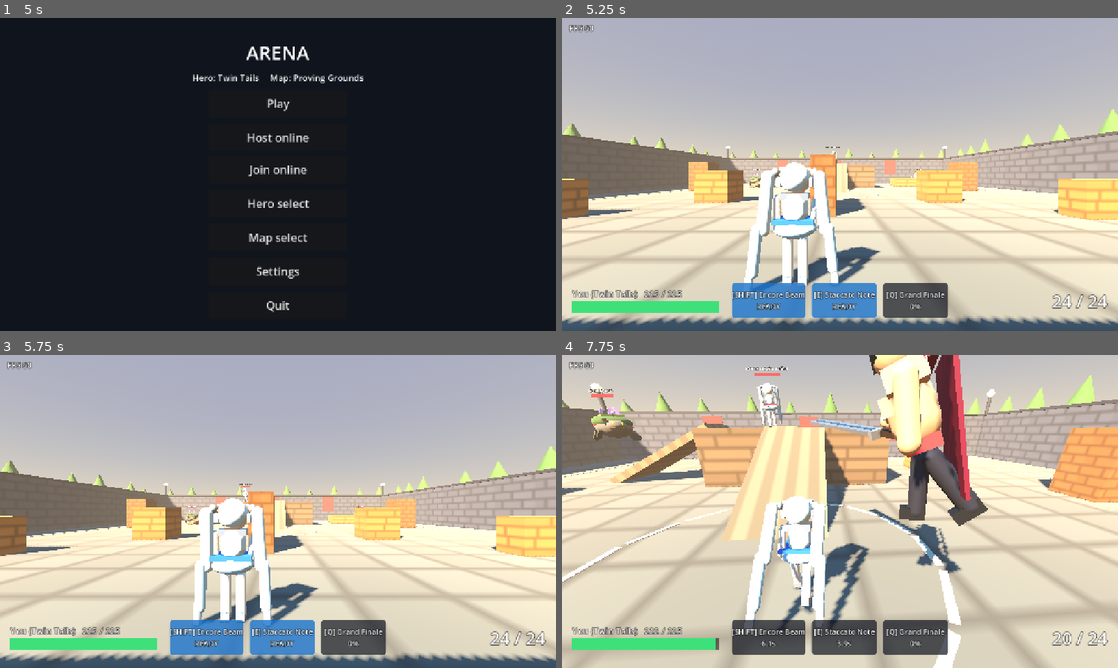
Above: before the commit, frames 1-4 (two rows, left to right).
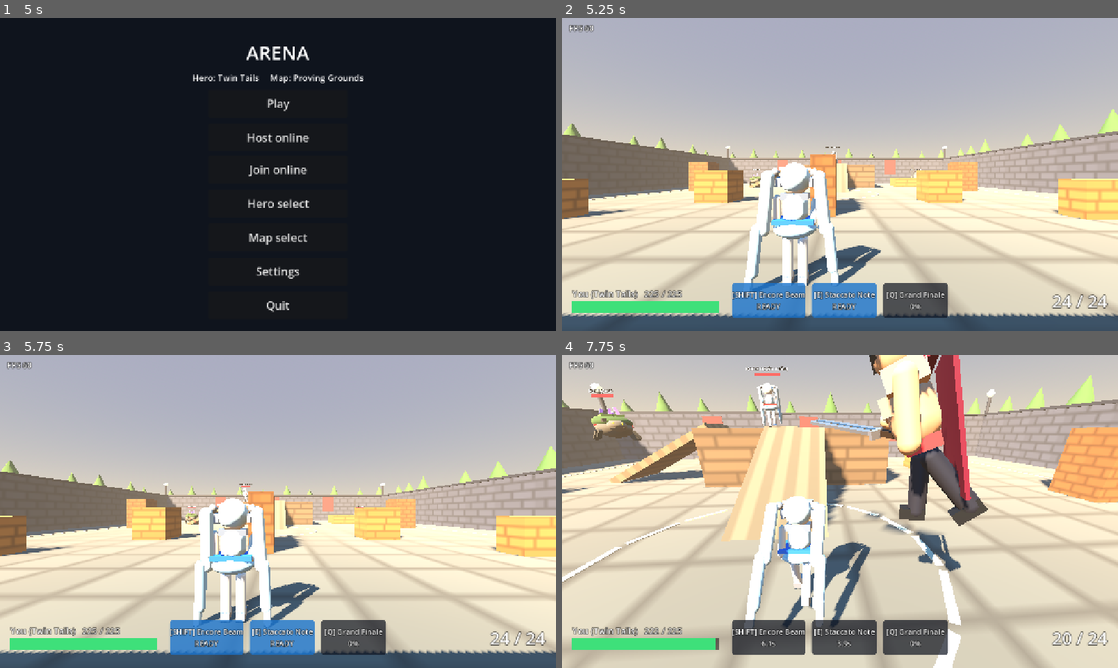
Above: after the commit, the same moments.

Repository: AvocadoFlour/arena
Game: Godot game, scene res://src/main.tscn
The game is run twice, just before and just after one commit, with the same random seed, the same clock (stepped at 60 frames per second) and the same inputs.
Inputs (mouse positions are in pixels of both pictures, inside the frame that each line leads up to):
- Up to frame 1 (5 s): click "Settings" at 0.5 s; click "Windowed" at 1.25 s; click "1280 x 720" at 2 s; click "Audio" at 2.75 s; click "Back" at 3.5 s; click "Back" at 4.25 s
- Up to frame 2 (5.25 s): click "Play" at 5 s
- Up to frame 3 (5.75 s): no input
- Up to frame 4 (7.75 s): tap Enter at 5.75 s; move the mouse to (867, 511) at 5.77 s; hold W (move_forward) from 5.78 s (still down); tap Shift (ability1) at 5.85 s; click (867, 511) at 5.92 s; tap Space (jump) at 6.02, 6.77 s; move the mouse to (812, 511) at 6.52 s; tap E (ability2) at 6.6 s; move the mouse to (851, 505) at 7.27 s; press the mouse at (851, 505) at 7.28 s

Frame 1 is identical in both runs. In frame 2, 3.1% of the frame differs, in the area x 0-100%, y 45-99%; in frame 3, 3.2%; in frame 4, 3.3%, in the area x 0-100%, y 0-88%.

Commit message:
maps: low_quality flag (skip props+fog, read defensively), batch props into merged meshes per material, cheaper sun shadows (2 splits, 60 m), floor/ground no shadow casting; tests

Diff:
--- a/src/maps/arena01.json
+++ b/src/maps/arena01.json
@@ -212,6 +212,6 @@
     {"shape": "sphere", "pos": [27, 0.2, -9], "radius": 2.0, "mat": "rock"},
     {"shape": "sphere", "pos": [6, 0.2, 28], "radius": 1.4, "mat": "rock"},
     {"shape": "sphere", "pos": [-9, 0.2, -28], "radius": 1.8, "mat": "rock"},
-    {"shape": "box", "pos": [0, -0.6, 0], "size": [140, 0.2, 140], "color": "#6f7a4a"}
+    {"shape": "box", "pos": [0, -0.6, 0], "size": [140, 0.2, 140], "color": "#6f7a4a", "no_shadow": true}
   ]
 }
--- a/src/maps/arena02.json
+++ b/src/maps/arena02.json
@@ -262,6 +262,6 @@
     {"shape": "sphere", "pos": [47, 0.3, -24], "radius": 3.0, "mat": "rock"},
     {"shape": "sphere", "pos": [20, 0.3, 42], "radius": 2.0, "mat": "rock"},
     {"shape": "sphere", "pos": [-24, 0.3, -42], "radius": 2.4, "mat": "rock"},
-    {"shape": "box", "pos": [0, -0.6, 0], "size": [180, 0.2, 160], "color": "#5e6c4a"}
+    {"shape": "box", "pos": [0, -0.6, 0], "size": [180, 0.2, 160], "color": "#5e6c4a", "no_shadow": true}
   ]
 }
--- a/src/maps/map_loader.gd
+++ b/src/maps/map_loader.gd
@@ -5,8 +5,10 @@
 static func load_def(path: String) -> Dictionary:
     return JSON.parse_string(FileAccess.get_file_as_string(path))
 
-static func build(path: String) -> Node3D:
+## opts: {"low_quality": bool} overrides the Settings/GameConfig flag (see low_quality_flag()).
+static func build(path: String, opts: Dictionary = {}) -> Node3D:
     var d := load_def(path)
+    var lq: bool = bool(opts.get("low_quality", low_quality_flag()))
     var root := Node3D.new()
     root.name = "Map"
     var grid := _grid_tex()
@@ -19,10 +21,11 @@
         body.set_meta("kind", String(b.get("kind", "block")))
         root.add_child(body)
         i += 1
-    var props := _props(d.get("props", []), mats)
-    if props.get_child_count() > 0:
-        root.add_child(props)
-    root.add_child(_environment(theme))
+    if not lq:
+        var props := _props(d.get("props", []), mats)
+        if props.get_child_count() > 0:
+            root.add_child(props)
+    root.add_child(_environment(theme, lq))
     root.add_child(_sun(theme))
     var spawns := {}
     var sp: Dictionary = d.get("spawns", {})
@@ -78,6 +81,8 @@
             mat.uv1_scale = Vector3(0.5, 0.5, 0.5)
             mat.texture_filter = BaseMaterial3D.TEXTURE_FILTER_NEAREST_WITH_MIPMAPS
         mi.material_override = mat
+    if String(b.get("kind", "")) == "floor":
+        mi.cast_shadow = GeometryInstance3D.SHADOW_CASTING_SETTING_OFF   # receives only; nothing below it
     body.add_child(mi)
     body.position = _v(b.pos)
     if b.has("rot_deg"):
@@ -85,7 +90,7 @@
     return body
 
 ## Visual-only theme (optional "theme" key). Defaults reproduce the v0.1 look.
-static func _environment(t: Dictionary) -> WorldEnvironment:
+static func _environment(t: Dictionary, low_quality := false) -> WorldEnvironment:
     var env := WorldEnvironment.new()
     var e := Environment.new()
     var sky := Sky.new()
@@ -102,7 +107,7 @@
     e.ambient_light_source = Environment.AMBIENT_SOURCE_SKY
     e.ambient_light_energy = float(t.get("ambient_energy", 0.8))
     e.tonemap_mode = Environment.TONE_MAPPER_FILMIC
-    if t.has("fog_density"):
+    if t.has("fog_density") and not low_quality:
         e.fog_enabled = true
         e.fog_light_color = Color(String(t.get("fog_color", "#a8b8c8")))
         e.fog_density = float(t.fog_density)
@@ -115,6 +120,9 @@
     var r: Array = t.get("sun_rot", [-55, -35, 0])
     sun.rotation_degrees = _v(r)
     sun.shadow_enabled = true
+    # Cheaper shadows (biggest cost in software/mobile GL): 2 PSSM splits, distance capped to the play area.
+    sun.directional_shadow_mode = int(t.get("shadow_mode", DirectionalLight3D.SHADOW_PARALLEL_2_SPLITS))
+    sun.directional_shadow_max_distance = float(t.get("shadow_distance", 60.0))
     sun.light_energy = float(t.get("sun_energy", 1.1))
     sun.light_color = Color(String(t.get("sun_color", "#ffffff")))
     return sun
@@ -177,50 +185,81 @@
     img.generate_mipmaps()
     return ImageTexture.create_from_image(img)
 
+## Low-quality flag, read defensively: Settings.low_quality, then GameConfig.low_quality, default false.
+static func low_quality_flag() -> bool:
+    var ml := Engine.get_main_loop()
+    if not (ml is SceneTree):
+        return false
+    for n in ["Settings", "GameConfig"]:
+        var o: Node = (ml as SceneTree).root.get_node_or_null(n)
+        if o != null and "low_quality" in o:
+            return bool(o.get("low_quality"))
+    return false
+
 ## Decorative props (optional "props" key): visual meshes only, no collision bodies.
-## {"shape":"box|cylinder|sphere|cone","pos","size"? | "radius"?,"height"?,"rot_deg"?,"mat"|"color"}
+## {"shape":"box|cylinder|sphere|cone","pos","size"? | "radius"?,"height"?,"rot_deg"?,"mat"|"color","no_shadow"?}
+## Batched at build time: one merged ArrayMesh per (material, shadow) group, in data order (deterministic).
+static func _prop_mesh(p: Dictionary) -> PrimitiveMesh:
+    var shape := String(p.get("shape", "box"))
+    match shape:
+        "cylinder", "cone":
+            var cm := CylinderMesh.new()
+            cm.top_radius = 0.0 if shape == "cone" else float(p.get("radius", 0.5))
+            cm.bottom_radius = float(p.get("radius", 0.5))
+            cm.height = float(p.get("height", 1.0))
+            cm.radial_segments = int(p.get("segments", 8))
+            cm.rings = 1
+            return cm
+        "sphere":
+            var sm := SphereMesh.new()
+            sm.radius = float(p.get("radius", 0.5))
+            sm.height = sm.radius * 2.0
+            sm.radial_segments = 8
+            sm.rings = 4
+            return sm
+    var bm := BoxMesh.new()
+    bm.size = _v(p.get("size", [1, 1, 1]))
+    return bm
+
 static func _props(defs: Array, mats: Dictionary) -> Node3D:
     var root := Node3D.new()
     root.name = "Props"
-    var i := 0
+    var groups := {}     # key -> {st, mat, shadow}
+    var order: Array = []
+    var color_mats := {}
     for p in defs:
+        var mat: Material
+        var mkey: String
+        if p.has("mat") and mats.has(p.mat):
+            mat = mats[p.mat]
+            mkey = String(p.mat)
+        else:
+            mkey = "#" + String(p.get("color", "#888888"))
+            if not color_mats.has(mkey):
+                var m := StandardMaterial3D.new()
+                m.albedo_color = Color(String(p.get("color", "#888888")))
+                color_mats[mkey] = m
+            mat = color_mats[mkey]
+        var shadow: bool = not bool(p.get("no_shadow", false))
+        var key := "%s_%s" % [mkey.replace("#", "c"), "s" if shadow else "n"]
+        if not groups.has(key):
+            var st := SurfaceTool.new()
+            st.begin(Mesh.PRIMITIVE_TRIANGLES)
+            groups[key] = {"st": st, "mat": mat, "shadow": shadow, "n": 0}
+            order.append(key)
+        var xf := Transform3D(Basis.from_euler(_v(p.get("rot_deg", [0, 0, 0])) * (PI / 180.0), EULER_ORDER_YXZ), _v(p.pos))
+        groups[key].st.append_from(_prop_mesh(p), 0, xf)
+        groups[key].n += 1
+    for key in order:
+        var g: Dictionary = groups[key]
         var mi := MeshInstance3D.new()
-        mi.name = "prop_%02d" % i
-        i += 1
-        var shape := String(p.get("shape", "box"))
-        match shape:
-            "cylinder", "cone":
-                var cm := CylinderMesh.new()
-                cm.top_radius = 0.0 if shape == "cone" else float(p.get("radius", 0.5))
-                cm.bottom_radius = float(p.get("radius", 0.5))
-                cm.height = float(p.get("height", 1.0))
-                cm.radial_segments = int(p.get("segments", 8))
-                cm.rings = 1
-                mi.mesh = cm
-            "sphere":
-                var sm := SphereMesh.new()
-                sm.radius = float(p.get("radius", 0.5))
-                sm.height = sm.radius * 2.0
-                sm.radial_segments = 8
-                sm.rings = 4
-                mi.mesh = sm
-            _:
-                var bm := BoxMesh.new()
-                bm.size = _v(p.get("size", [1, 1, 1]))
-                mi.mesh = bm
-        if p.has("mat") and mats.has(p.mat):
-            mi.material_override = mats[p.mat]
-        else:
-            var m := StandardMaterial3D.new()
-            m.albedo_color = Color(String(p.get("color", "#888888")))
-            mi.material_override = m
-        mi.position = _v(p.pos)
-        if p.has("rot_deg"):
-            mi.rotation_degrees = _v(p.rot_deg)
-        mi.cast_shadow = GeometryInstance3D.SHADOW_CASTING_SETTING_OFF if p.get("no_shadow", false) else GeometryInstance3D.SHADOW_CASTING_SETTING_ON
+        mi.name = "props_" + key
+        mi.mesh = g.st.commit()
+        mi.material_override = g.mat
+        mi.set_meta("prop_count", g.n)
+        mi.cast_shadow = GeometryInstance3D.SHADOW_CASTING_SETTING_ON if g.shadow else GeometryInstance3D.SHADOW_CASTING_SETTING_OFF
         root.add_child(mi)
     return root
-
 static func _grid_tex() -> Texture2D:
     var img := Image.create(2, 2, false, Image.FORMAT_RGB8)
     img.set_pixel(0, 0, Color(1, 1, 1))
--- a/tests/maps_visual_test.gd
+++ b/tests/maps_visual_test.gd
@@ -60,7 +60,12 @@
         var props := m.get_node_or_null("Props")
         var n: int = d.get("props", []).size()
         if n > 0:
-            check(props != null and props.get_child_count() == n, "%s: %d props built" % [f, n])
+            var total := 0
+            if props != null:
+                for c in props.get_children():
+                    total += int(c.get_meta("prop_count", 0))
+            check(props != null and total == n, "%s: %d props built (batched %d)" % [f, n, total])
+            check(props.get_child_count() <= 40, "%s: props batched into few meshes (%d)" % [f, props.get_child_count()])
             check(props.find_children("*", "CollisionObject3D", true, false).is_empty(), "%s: props have no bodies" % f)
             check(props.find_children("*", "CollisionShape3D", true, false).is_empty(), "%s: props have no shapes" % f)
         m.free()
@@ -107,3 +112,53 @@
     var we: WorldEnvironment = m.find_children("*", "WorldEnvironment", false, false)[0]
     check(not we.environment.fog_enabled, "no fog by default")
     m.free()
+
+func test_low_quality_skips_props_and_fog() -> void:
+    for f in ["arena01.json", "arena02.json"]:
+        var m := MapLoader.build("res://src/maps/" + f, {"low_quality": true})
+        check(m.get_node_or_null("Props") == null, "%s low_quality: no Props" % f)
+        var we: WorldEnvironment = m.find_children("*", "WorldEnvironment", false, false)[0]
+        check(not we.environment.fog_enabled, "%s low_quality: no fog" % f)
+        var g = JSON.parse_string(FileAccess.get_file_as_string("res://tests/maps_collision_golden.json"))
+        check(signature(m) == g[f], "%s low_quality: collision identical to golden" % f)
+        m.free()
+        var hq := MapLoader.build("res://src/maps/" + f, {"low_quality": false})
+        check(hq.get_node_or_null("Props") != null, "%s normal: Props present" % f)
+        hq.free()
+
+func test_low_quality_flag_default() -> void:
+    # No autoload exposes `low_quality` yet -> false; must never error.
+    var v = MapLoader.low_quality_flag()
+    check(v is bool, "flag is bool")
+    var ml := Engine.get_main_loop()
+    var has := false
+    if ml is SceneTree:
+        for n in ["Settings", "GameConfig"]:
+            var o = ml.root.get_node_or_null(n)
+            if o != null and "low_quality" in o:
+                has = true
+                check(v == bool(o.low_quality), "flag mirrors %s.low_quality" % n)
+                break
+    if not has:
+        check(v == false, "defaults to false")
+
+func test_low_quality_deterministic() -> void:
+    for f in ["arena01.json", "arena02.json"]:
+        var a := MapLoader.build("res://src/maps/" + f, {"low_quality": true})
+        var b := MapLoader.build("res://src/maps/" + f, {"low_quality": true})
+        check(signature(a) == signature(b) and a.get_child_count() == b.get_child_count(), "%s low_quality deterministic" % f)
+        a.free()
+        b.free()
+
+func test_batched_props_deterministic_geometry() -> void:
+    var a := MapLoader.build("res://src/maps/arena02.json", {"low_quality": false})
+    var b := MapLoader.build("res://src/maps/arena02.json", {"low_quality": false})
+    var pa: Array = []
+    var pb: Array = []
+    for c in a.get_node("Props").get_children():
+        pa.append([c.name, c.mesh.surface_get_arrays(0)[Mesh.ARRAY_VERTEX]])
+    for c in b.get_node("Props").get_children():
+        pb.append([c.name, c.mesh.surface_get_arrays(0)[Mesh.ARRAY_VERTEX]])
+    check(pa == pb, "batched prop vertices identical across builds")
+    a.free()
+    b.free()
Not shown, changed: docs/requests/maps.md
